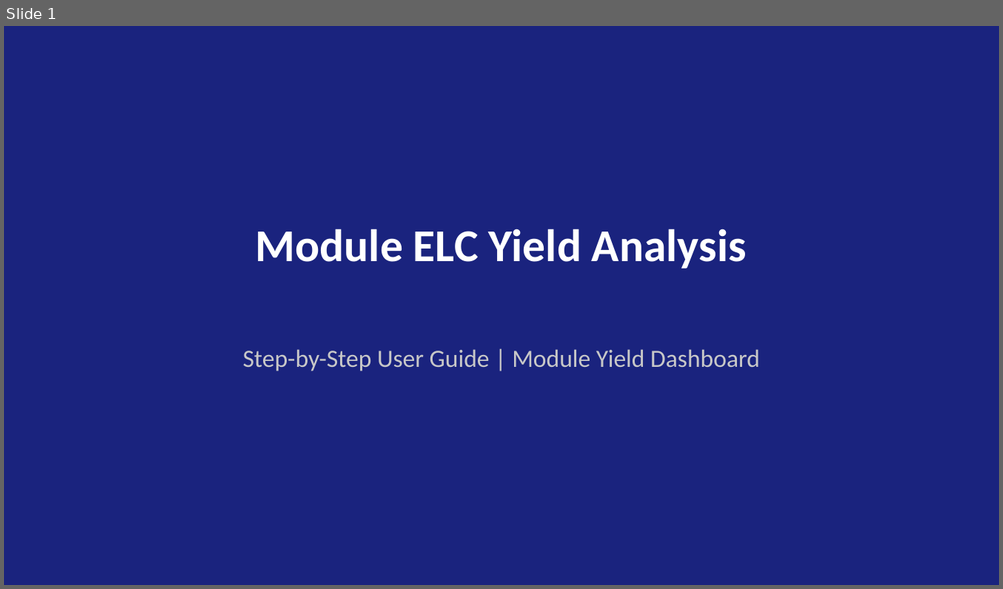
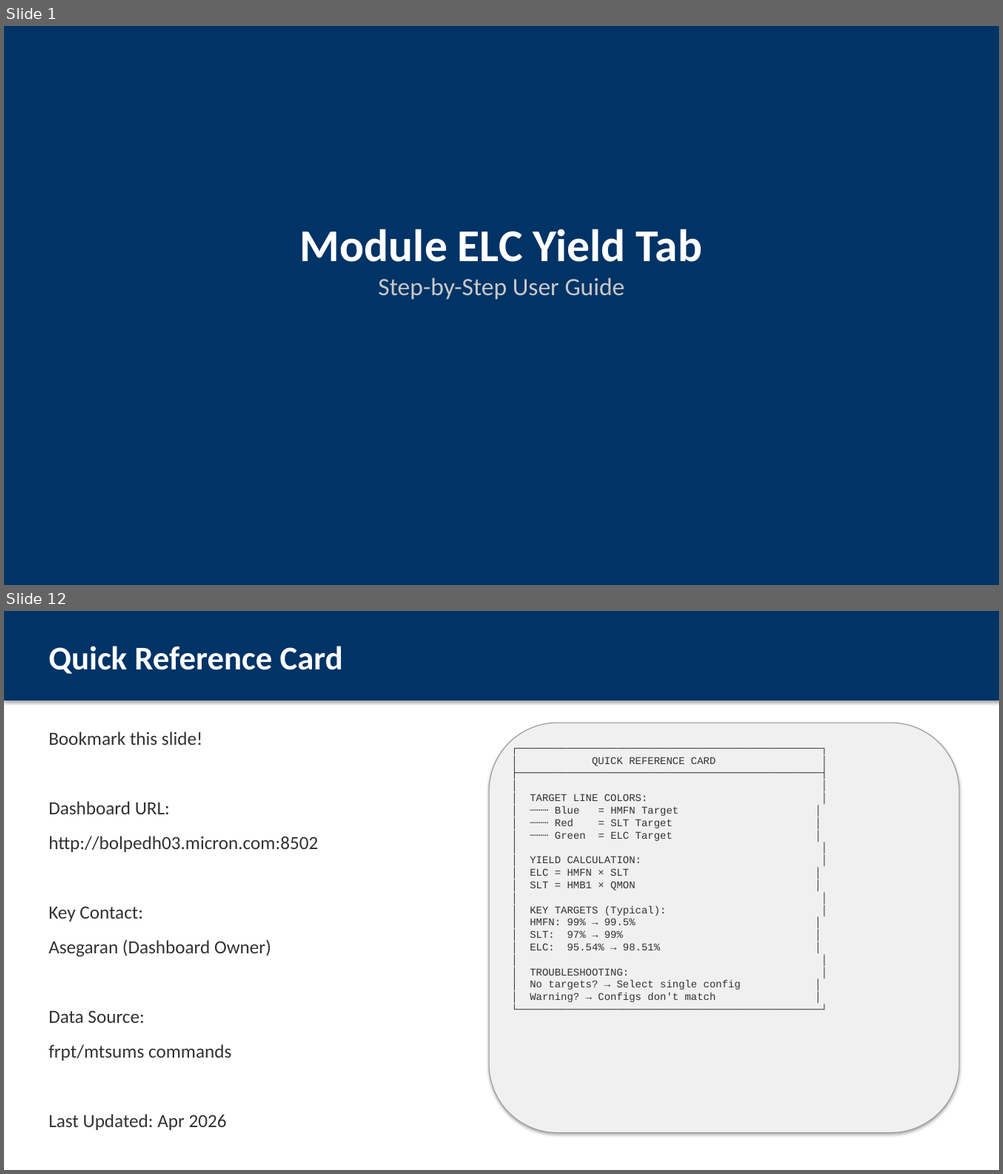
Before and after one commit to ASEGARAN/MODULE_YIELD_DASHBOARD, a slide deck: Module_ELC_Yield_User_Guide.pptx. Shown one above the other, each under a label of ours: slide 1 before the commit, slides 1 and 12 after it; the slides between them are not shown. The pictures are 1003x589 and 1003x1174 pixels, drawn with LibreOffice and Linux fonts; fonts in the diff are those of the drawing. Boxes give left, top, right and bottom in pixels: in the first picture for what was removed or moved away, otherwise in the second. Text is boxed around its words. In the diff, an @@ line names an element or a change of style, - is before the commit and + after.

Commit message:
Enhance Module ELC Yield user guide with ASCII mockups
- 12 slides with embedded visual mockups
- Step-by-step workflow from sidebar to targets
- Warning message explanation
- Available config reference
- Quick reference card
- No external screenshot dependencies

```diff
--- a/Module_ELC_Yield_User_Guide.pptx
+++ b/Module_ELC_Yield_User_Guide.pptx
@@ slide 12 added at (4,611,999,1170), background #FFFFFF @@
@@ rectangle added at (4,611,999,701), fill #003366 @@
@@ text added at (48,646,343,674), 32 pt, text #FFFFFF, bold @@
+Quick Reference Card
@@ text added at (48,732,318,1130), 18 pt, text #323232 @@
+Bookmark this slide!
+Dashboard URL:
+http://bolpedh03.micron.com:8502
+Key Contact:
+Asegaran (Dashboard Owner)
+Data Source:
+frpt/mtsums commands
+Last Updated: Apr 2026
@@ rounded rectangle added at (489,723,959,1133), fill #F0F0F0, outline #969696 0.75 pt @@
@@ text added at (529,757,740,1002), 10 pt, text #323232 @@
+┌─────────────────────────────────────────────────┐
+│ QUICK REFERENCE CARD │
+├─────────────────────────────────────────────────┤
+│ │
+│ TARGET LINE COLORS: │
+│ ┄┄┄ Blue = HMFN Target │
+│ ┄┄┄ Red = SLT Target │
+│ ┄┄┄ Green = ELC Target │
+│ │
+│ YIELD CALCULATION: │
+│ ELC = HMFN × SLT │
+│ SLT = HMB1 × QMON │
+│ │
+│ KEY TARGETS (Typical): │
+│ HMFN: 99% → 99.5% │
+│ SLT: 97% → 99% │
+│ ELC: 95.54% → 98.51% │
+│ │
+│ TROUBLESHOOTING: │
+│ No targets? → Select single config │
+│ Warning? → Configs don't match │
+└─────────────────────────────────────────────────┘
@@ slide 1 changed as well @@
@@ rectangle at (4,26,999,585): fill #1A237E to #003366 @@
@@ text at (300,229,702,300): text changed; size 44 to 24 pt; text colour #FFFFFF to #C8C8C8; bold off @@
-Module ELC Yield Analysis
+Module ELC Yield Tab
+Step-by-Step User Guide
@@ text removed at (243,349,760,372) @@
-Step-by-Step User Guide | Module Yield Dashboard
```
Also in this commit, not shown: 10 other slides added, 9 slides removed.
